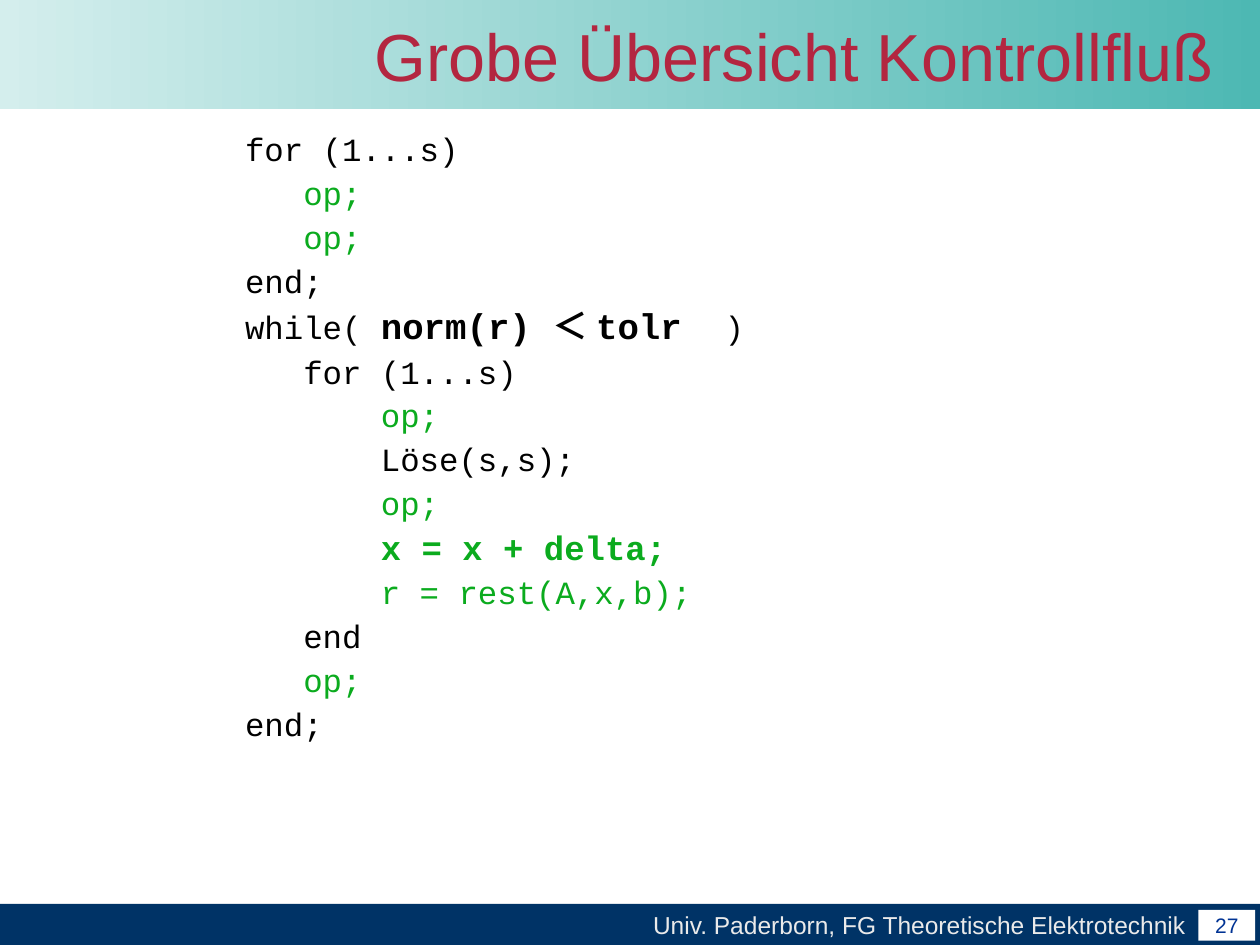
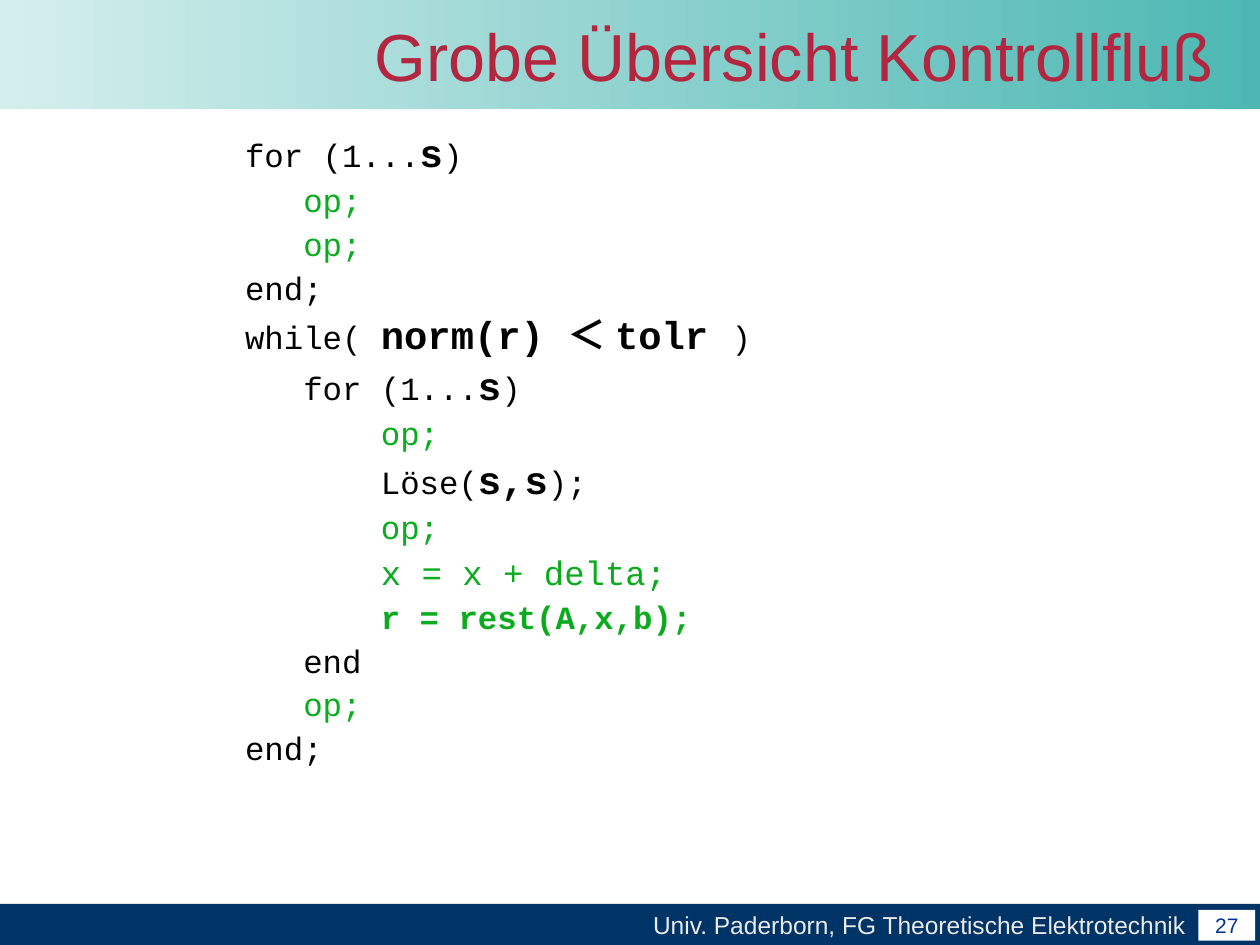
Before and after one commit to unconditional/projektarbeitcuda, a slide deck: slide 27 of Abschlussvortrag/Abschlussvortrag der Projektarbeit CUDA.ppt. Drawn at 1260x945 pixels with LibreOffice and Linux fonts; fonts in the diff are those of the drawing; background and template pictures are left out. Boxes give left, top, right and bottom in pixels: in the first picture for what was removed or moved away, otherwise in the second. Text is boxed around its words. In the diff, an @@ line names an element or a change of style, - is before the commit and + after.

```diff
--- a/Abschlussvortrag/Abschlussvortrag der Projektarbeit CUDA.ppt
+++ b/Abschlussvortrag/Abschlussvortrag der Projektarbeit CUDA.ppt
@@ text at (x1=245, y1=144, x2=708, y2=636): size 18.5 to 22.2 pt in "(1...s)", "(1...s)", "Löse(s,s);"; bold on in "(1...s)", "(1...s)", "Löse(s,s);", "r = rest(A,x,b);"; size 20.4 to 22.2 pt in "norm(r) ＜ tolr"; bold off in "x = x + delta;" @@
```
Also in this commit, not shown: 6 other slides changed, 6 slides added, 2 slides removed.
